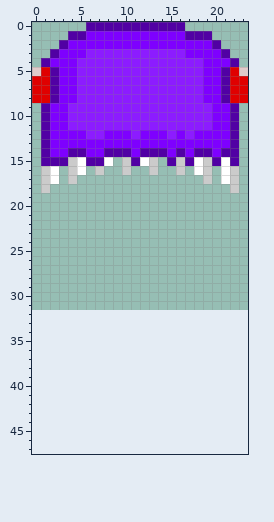
Edited in one commit: pixel-art sprite (data/img/boss.png). The first picture shows the starting point.
The file is 64x32 pixels. The old version is drawn lined up with the new one, on the new canvas.
The result:
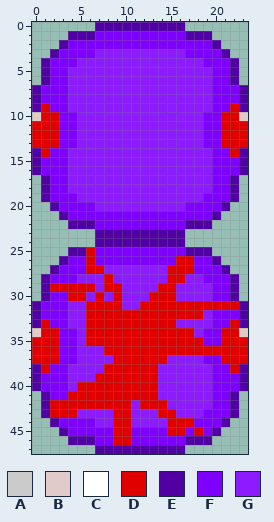
Palette (. is transparent): A #cbcbcb  B #e0caca  C #ffffff  D #e00000  E #5100a4  F #7e00ff  G #8c1cff
Log entry: Boss, music tile
The edit:
canvas 64x32 -> 24x48 (the part of the old canvas that was cut away was empty and is not shown)
@@ x 0..23 @@
- 0 ......EEEEEEEEEEE.......
- 1 ....EEFFFFFFFFFFFEEE....
+ 0 .......EEEEEEEEEE.......
+ 1 ....EEEFFFFFFFFFFEEE....
  2 ...EFFFFFFFFFFFFFFFFE...
- 3 ..EFFFGGGGGGGGGGGFFFFE..
+ 3 ..EFFFFGGGGGGGGGGFFFFE..
  4 .EFFFGGGGGGGGGGGGGGFFFE.
- 5 BDEFFGGGGGGGGGGGGGGFFEDB
- 6 DDEFFGGGGGGGGGGGGGGFFEDD
- 7 DDEFFGGGGGGGGGGGGGGFFEDD
- 8 DDEFFGGGGGGGGGGGGGGFFEDD
- 9 .EFFGGGGGGGGGGGGGGGGFFE.
-10 .EFFGGGGGGGGGGGGGGGGFFE.
-11 .EFFGGGGGGGGGGGGGGGGFFE.
-12 .EFFFFGGFFFGFFFGFGFFFFE.
-13 .EFFFFFFFFFFFFFFFFFFFFE.
-14 .EFFEEFFEEEFEEEFEFEEFEE.
-15 .EEEACEEC.AECA.EAECAECE.
-16 .AC.AC.A..A..A..A.CA.CA.
-17 .AC.A..............A.CA.
-18 .A....................A.
-19 ........................
-20 ........................
-21 ........................
-22 ........................
-23 ........................
-24 ........................
-25 ........................
-26 ........................
-27 ........................
-28 ........................
-29 ........................
-30 ........................
-31 ........................
-32 ........................
-33 ........................
-34 ........................
-35 ........................
-36 ........................
-37 ........................
-38 ........................
-39 ........................
-40 ........................
-41 ........................
-42 ........................
-43 ........................
-44 ........................
-45 ........................
-46 ........................
-47 ........................
+ 5 .EFFGGGGGGGGGGGGGGGGFFE.
+ 6 .EFFGGGGGGGGGGGGGGGGFFE.
+ 7 EFFFGGGGGGGGGGGGGGGGFFFE
+ 8 EFFFGGGGGGGGGGGGGGGGFFFE
+ 9 EDFFGGGGGGGGGGGGGGGGFFDE
+10 BDDFFGGGGGGGGGGGGGGFFDDB
+11 DDDFFGGGGGGGGGGGGGGFFDDD
+12 DDDFFGGGGGGGGGGGGGGFFDDD
+13 DDDFFGGGGGGGGGGGGGGFFDDD
+14 EDFFGGGGGGGGGGGGGGGGFFDE
+15 EFFFGGGGGGGGGGGGGGGGFFFE
+16 EFFFGGGGGGGGGGGGGGGGFFFE
+17 .EFFGGGGGGGGGGGGGGGGFFE.
+18 .EFFGGGGGGGGGGGGGGGGFFE.
+19 .EFFFGGGGGGGGGGGGGGFFFE.
+20 ..EFFFFGGGGGGGGGGFFFFE..
+21 ...EFFFFFFFFFFFFFFFFE...
+22 ....EEEFFFFFFFFFFEEE....
+23 .......EEEEEEEEEE.......
+24 .......EEEEEEEEEE.......
+25 ....EEDFFFFFFFFFFEEE....
+26 ...EFFDFFFFFFFFFDDFFE...
+27 ..EFFFDDGGGGGGGDDDFFFE..
+28 .EFFFGGGDGGGGGGDDGGFFFE.
+29 .EDDDDDGDDGGGGDDGGGGFFE.
+30 .EFFDDGDGDGGGDDDGGGGFFE.
+31 EFFFGGDDDDGGDDDDDDDDDDDE
+32 EFFFGGDDDDDDDDDDDDDGFFFE
+33 EDFFGGDDDDDDDDDDGGGGFFDE
+34 BDDFFGDDDDDDDDDDDDGFFDDB
+35 DDDFFGDDDDDDDDDDDDDFFDDD
+36 DDDFFGGGDDDDDDDDDDDDDDDD
+37 DDDFFGGGGDDDDDDGGGGFFDDD
+38 EDFFGGGGDDDDDDGGGGGGFFDE
+39 EFFFGGGDDDDDDDGGGGGGFFFE
+40 EFFFGDDDDDDDDDGGGGGGFFFE
+41 .EFFDDDDDDDDDDGGGGGGFFE.
+42 .EDDDDDDDDDGDDDGGGGGFFE.
+43 .EDDDGGGGDDGGGDDGGGFFFE.
+44 ..EFFFFGGDDGGGGDDDFFFE..
+45 ...EFFFFFDDFFFFDDFDFE...
+46 ....EEEFFDDFFFFFFEEE....
+47 .......EEEEEEEEEE.......
